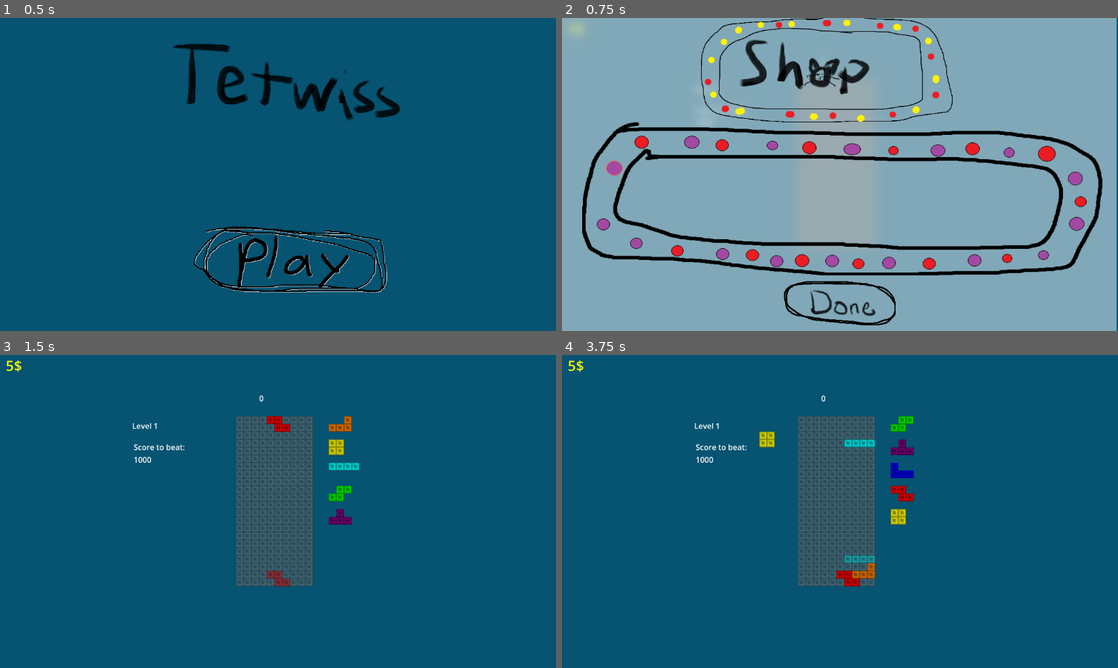
Above: before the commit, frames 1-4 (two rows, left to right).
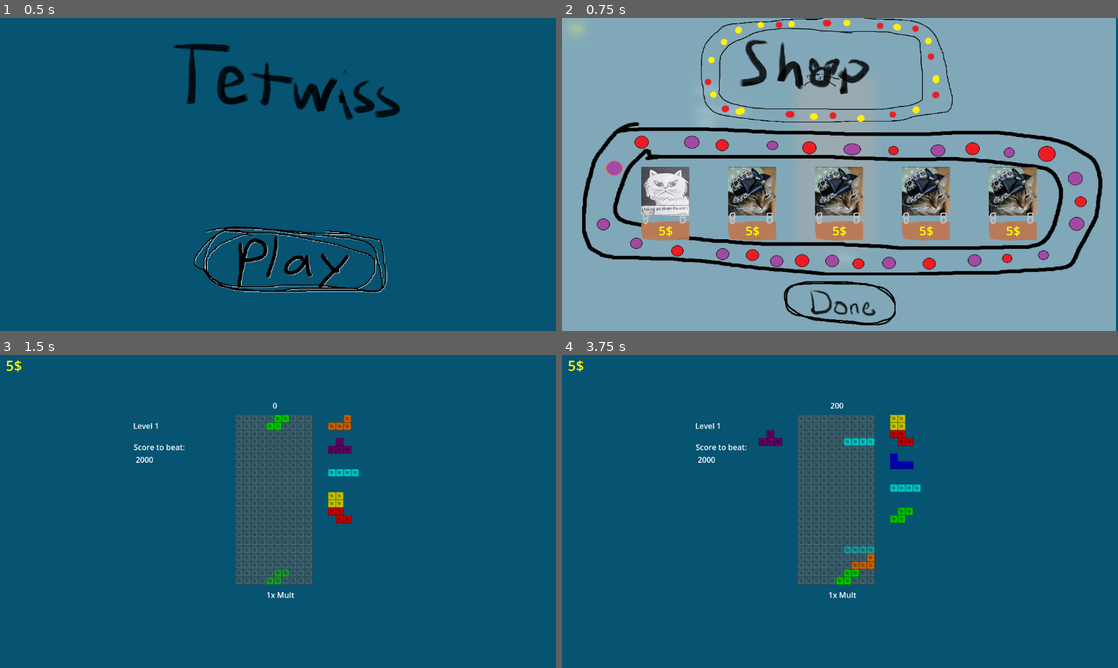
Above: after the commit, the same moments.

Repository: socpite/Tetwiss
Game: Godot game, scene res://scene/main.tscn
Two runs of this game, one before a commit and one after it. Both use one fixed random seed, a clock stepped at 60 frames per second and the inputs below.
Inputs (mouse positions are in pixels of both pictures, inside the frame that each line leads up to):
- Up to frame 1 (0.5 s): no input
- Up to frame 2 (0.75 s): click (851, 259) at 0.5 s
- Up to frame 3 (1.5 s): click (278, 639) at 1.25 s
- Up to frame 4 (3.75 s): tap Enter at 2 s; hold Right (right) 2.03-2.78 s; tap Space (hard drop) at 2.1, 2.75 s; hold Left (left) 2.78-3.53 s; tap C (hold piece) at 2.85 s; hold Right (right) from 3.53 s (still down); tap A (rotate 180) at 3.6 s

Frame 1 is identical in both runs. In frame 2, 9.2% of the frame differs, in the area x 14-100%, y 0-100%; in frame 3, 2.0%; in frame 4, 2.7%.
Error before the commit: Parse Error: Identifier "Helper" not declared in the current scope. (res://scripts/Item.gd:14)

Commit message:
cleanup & update to 4.3

Diff:
--- /dev/null
+++ b/assets/boss_data.json
@@ -0,0 +1,9 @@
+{
+	"The Fluff":
+		{
+			"id": 1,
+			"icon_path": "res://assets/bosses/The Fluff/icon.jpg",
+			"script_path": "res://assets/bosses/The Fluff/script.gd",
+			"boss_description": "Cover half of the board"
+		}
+}
--- a/assets/item_data.json
+++ b/assets/item_data.json
@@ -5,5 +5,12 @@
 			"icon_path": "res://assets/items/The first cat meme/icon.png",
 			"script_path": "res://assets/items/The first cat meme/script.gd",
 			"cost": 5
+		},
+	"Cat with hat":
+		{
+			"id": 2,
+			"icon_path": "res://assets/items/Cat with hat/icon.jpg",
+			"script_path": "res://assets/items/Cat with hat/script.gd",
+			"cost": 5
 		}
 }
--- /dev/null
+++ b/assets/items/Cat with hat/script.gd
@@ -0,0 +1,14 @@
+extends Node
+
+
+# Called when the node enters the scene tree for the first time.
+func _ready() -> void:
+	pass # Replace with function body.
+
+
+# Called every frame. 'delta' is the elapsed time since the previous frame.
+func _process(delta: float) -> void:
+	pass
+
+func modify(player):
+	pass
--- a/project.godot
+++ b/project.godot
@@ -19,6 +19,7 @@
 
 Data="*res://scripts/Autoloads/Data.gd"
 Events="*res://scripts/Autoloads/Events.gd"
+Helper="*res://scripts/Autoloads/helper.gd"
 
 [display]
 
--- a/scene/main.tscn
+++ b/scene/main.tscn
@@ -3,7 +3,7 @@
 [ext_resource type="Script" path="res://scripts/main.gd" id="1_4kcuh"]
 [ext_resource type="Script" path="res://scripts/menu.gd" id="2_76ycs"]
 [ext_resource type="Texture2D" uid="uid://c6tebwrw7nxlw" path="res://assets/game_title.png" id="3_u0klc"]
-[ext_resource type="Texture2D" uid="uid://dhi7b75awdtdi" path="res://assets/play_button.png" id="4_a7ntn"]
+[ext_resource type="Texture2D" uid="uid://dhi7b75awdtdi" path="res://assets/GUI_sprite/play_button.png" id="4_a7ntn"]
 
 [node name="Main" type="Node"]
 script = ExtResource("1_4kcuh")
--- a/scene/menu.tscn
+++ b/scene/menu.tscn
@@ -2,7 +2,7 @@
 
 [ext_resource type="Texture2D" uid="uid://c6tebwrw7nxlw" path="res://assets/game_title.png" id="1_6ijhq"]
 [ext_resource type="Script" path="res://scripts/menu.gd" id="1_v85yo"]
-[ext_resource type="Texture2D" uid="uid://dhi7b75awdtdi" path="res://assets/play_button.png" id="2_df33e"]
+[ext_resource type="Texture2D" uid="uid://dhi7b75awdtdi" path="res://assets/GUI_sprite/play_button.png" id="2_df33e"]
 
 [node name="Menu" type="Node2D"]
 script = ExtResource("1_v85yo")
--- a/scene/shop.tscn
+++ b/scene/shop.tscn
@@ -1,10 +1,10 @@
 [gd_scene load_steps=6 format=3 uid="uid://cl1agwnbsteo5"]
 
 [ext_resource type="Script" path="res://scripts/shop.gd" id="1_aqu4h"]
-[ext_resource type="Texture2D" uid="uid://csw5bu5kj2r7f" path="res://assets/shop_title.png" id="1_g0f3j"]
+[ext_resource type="Texture2D" uid="uid://csw5bu5kj2r7f" path="res://assets/GUI_sprite/shop_title.png" id="1_g0f3j"]
 [ext_resource type="PackedScene" uid="uid://cfsl7460h4s6p" path="res://scene/item.tscn" id="3_k4whs"]
-[ext_resource type="Texture2D" uid="uid://cv8qa6ndhq82a" path="res://assets/shop_outline.png" id="4_hr3f6"]
-[ext_resource type="Texture2D" uid="uid://ctoxb6jt8fakt" path="res://assets/shop_done.png" id="5_qbx72"]
+[ext_resource type="Texture2D" uid="uid://cv8qa6ndhq82a" path="res://assets/GUI_sprite/shop_outline.png" id="4_hr3f6"]
+[ext_resource type="Texture2D" uid="uid://ctoxb6jt8fakt" path="res://assets/GUI_sprite/shop_done.png" id="5_qbx72"]
 
 [node name="Shop" type="Node2D"]
 z_index = 8
--- a/scene/tile_map.tscn
+++ b/scene/tile_map.tscn
@@ -1,7 +1,7 @@
 [gd_scene load_steps=15 format=3 uid="uid://cwensks5asunm"]
 
-[ext_resource type="Texture2D" uid="uid://capn7wain57ar" path="res://assets/square_set.png" id="1_ks840"]
-[ext_resource type="Texture2D" uid="uid://wyve4t5bny04" path="res://assets/square_background.png" id="2_n1ddr"]
+[ext_resource type="Texture2D" uid="uid://capn7wain57ar" path="res://assets/GUI_sprite/square_set.png" id="1_ks840"]
+[ext_resource type="Texture2D" uid="uid://wyve4t5bny04" path="res://assets/GUI_sprite/square_background.png" id="2_n1ddr"]
 [ext_resource type="Script" path="res://scripts/tile_map.gd" id="3_867pe"]
 [ext_resource type="Script" path="res://scripts/PieceQueue.gd" id="4_27gu6"]
 [ext_resource type="Script" path="res://scripts/InputHandler.gd" id="5_8fh7r"]
@@ -9,7 +9,7 @@
 [ext_resource type="Texture2D" uid="uid://dl6ohc02vpxf6" path="res://assets/charge_bar.png" id="7_misee"]
 [ext_resource type="Script" path="res://scripts/ChargeBar.gd" id="8_k88vh"]
 [ext_resource type="Shader" path="res://scene/blur.gdshader" id="9_3fu1i"]
-[ext_resource type="Script" path="res://scene/Inventory.gd" id="9_asag2"]
+[ext_resource type="Script" path="res://scripts/Inventory.gd" id="9_asag2"]
 
 [sub_resource type="TileSetAtlasSource" id="TileSetAtlasSource_2c3e3"]
 texture = ExtResource("1_ks840")
@@ -48,7 +48,7 @@
 shader_parameter/color_over = Color(1, 1, 1, 0)
 
 [node name="TileMap" type="TileMap" groups=["game"]]
-position = Vector2(489, 127)
+position = Vector2(479, 127)
 scale = Vector2(2, 2)
 tile_set = SubResource("TileSet_sxls5")
 format = 2
@@ -56,14 +56,10 @@
 layer_0/modulate = Color(1, 1, 1, 0.572549)
 layer_0/tile_data = PackedInt32Array(1376256, 1, 0, 1310720, 1, 0, 1245184, 1, 0, 1179648, 1, 0, 1114112, 1, 0, 1048576 …(2997 unchanged characters)…
 layer_1/name = "existing_tiles"
-layer_1/tile_data = PackedInt32Array()
 layer_2/name = "ghost_piece"
 layer_2/modulate = Color(1, 1, 1, 0.52549)
-layer_2/tile_data = PackedInt32Array()
 layer_3/name = "current_piece"
-layer_3/tile_data = PackedInt32Array()
 layer_4/name = "HUD"
-layer_4/tile_data = PackedInt32Array()
 script = ExtResource("3_867pe")
 
 [node name="PieceDropTimer" type="Timer" parent="." groups=["gameplay_timers"]]
@@ -163,6 +159,8 @@
 offset_right = 330.0
 offset_bottom = 274.0
 
+[node name="Node2D" type="Node2D" parent="."]
+
 [connection signal="timeout" from="PieceDropTimer" to="." method="_on_piece_drop_timer_timeout"]
 [connection signal="hard_drop" from="InputHandler" to="." method="hard_drop"]
 [connection signal="hold_piece" from="InputHandler" to="." method="hold_piece"]
--- a/scripts/Autoloads/Data.gd
+++ b/scripts/Autoloads/Data.gd
@@ -2,6 +2,7 @@
 
 var piece_data = JSON.parse_string(FileAccess.open("res://assets/piece_data.json", FileAccess.READ).get_as_text())
 var item_data = JSON.parse_string(FileAccess.open("res://assets/item_data.json", FileAccess.READ).get_as_text())
+var boss_data = JSON.parse_string(FileAccess.open("res://assets/boss_data.json", FileAccess.READ).get_as_text())
 
 func query(piece_name: String, data_name: String):
 	return piece_data[piece_name][data_name]
--- a/scripts/ItemIcon.gd
+++ /dev/null
@@ -1,16 +0,0 @@
-extends Sprite2D
-
-func scale_to_square(size):
-	var x = texture.get_width()
-	var y = texture.get_height()
-
-	scale.x = size/x
-	scale.y = size/y
-
-func _ready():
-	pass # Replace with function body.
-
-
-# Called every frame. 'delta' is the elapsed time since the previous frame.
-func _process(delta):
-	pass
--- a/scripts/Level.gd
+++ b/scripts/Level.gd
@@ -29,4 +29,4 @@
 	$TargetScoreLabel.text = "Score to beat:\n " + str(game.target_score)
 	display_combo()
 	$ChargeBar.target_charge = str(game.charge)
-	$MultiplierLabel.text = str(game.multiplier)
+	$MultiplierLabel.text = str(game.multiplier) + "x Mult"
--- a/scripts/main.gd
+++ b/scripts/main.gd
@@ -1,7 +1,7 @@
 extends Node
 # Called when the node enters the scene tree for the first time.
 
-var game_scene = preload("res://scene/tile_map.tscn")
+var game_scene = preload("res://scene/game.tscn")
 var shop_scene = preload("res://scene/shop.tscn")
 
 func _ready():
@@ -17,7 +17,7 @@
 
 func _on_game_over():
 	$Menu.show()
-	get_node("TileMap").queue_free()
+	get_node("Game").queue_free()
 
 
 func _on_play_button_pressed():
@@ -26,9 +26,9 @@
 
 
 func open_shop():
-	get_node("TileMap").pause()
+	get_node("Game").pause()
 	add_child(shop_scene.instantiate())
 
 func close_shop():
-	get_node("TileMap").unpause()
+	get_node("Game").unpause()
 	get_node("Shop").queue_free()
--- a/scripts/tile_map.gd
+++ b/scripts/tile_map.gd
@@ -14,6 +14,7 @@
 var queue_sight = 5
 var paused = false
 var inventory = []
+var ghost_piece_enabled = true
 
 enum layers { background, existing_tiles, ghost_piece, current_piece, HUD }
 
@@ -25,8 +26,9 @@
 	if paused:
 		return
 
+	if ghost_piece_enabled:
+		draw_ghost_piece()
 	draw_current_piece()
-	draw_ghost_piece()
 	draw_HUD_piece()
 
 
@@ -221,9 +223,17 @@
 	if not check_piece(current_piece):
 		Events.game_over.emit()
 
+func clear_HUD():
+	for i in 4:
+		for j in 4:
+			set_cell(layers.HUD, HOLDING_PIECE_POSITION + Vector2i(i, j))
+
+	for i in 30:
+		for j in 30:
+			set_cell(layers.HUD, QUEUE_POSITION + Vector2i(i, j))
 
 func draw_HUD_piece():
-	clear_layer(layers.HUD)
+	clear_HUD()
 	draw_holding_piece()
 	draw_piece_queue()
 
Binary file added: assets/GUI_sprite/boss_background.jpg
Not shown, changed: assets/GUI_sprite/boss_background.jpg.import
Renamed: assets/play_button.png -> assets/GUI_sprite/play_button.png
Not shown, added: assets/GUI_sprite/play_button.png.import
Renamed: assets/shop_done.png -> assets/GUI_sprite/shop_done.png
Not shown, changed: assets/GUI_sprite/shop_done.png.import
Renamed: assets/shop_outline.png -> assets/GUI_sprite/shop_outline.png
Not shown, changed: assets/GUI_sprite/shop_outline.png.import
Renamed: assets/shop_title.png -> assets/GUI_sprite/shop_title.png
Not shown, changed: assets/GUI_sprite/shop_title.png.import
Renamed: assets/smoke_extra_small.png -> assets/GUI_sprite/smoke_extra_small.png
Not shown, added: assets/GUI_sprite/smoke_extra_small.png.import
(and 9 more such lines)
